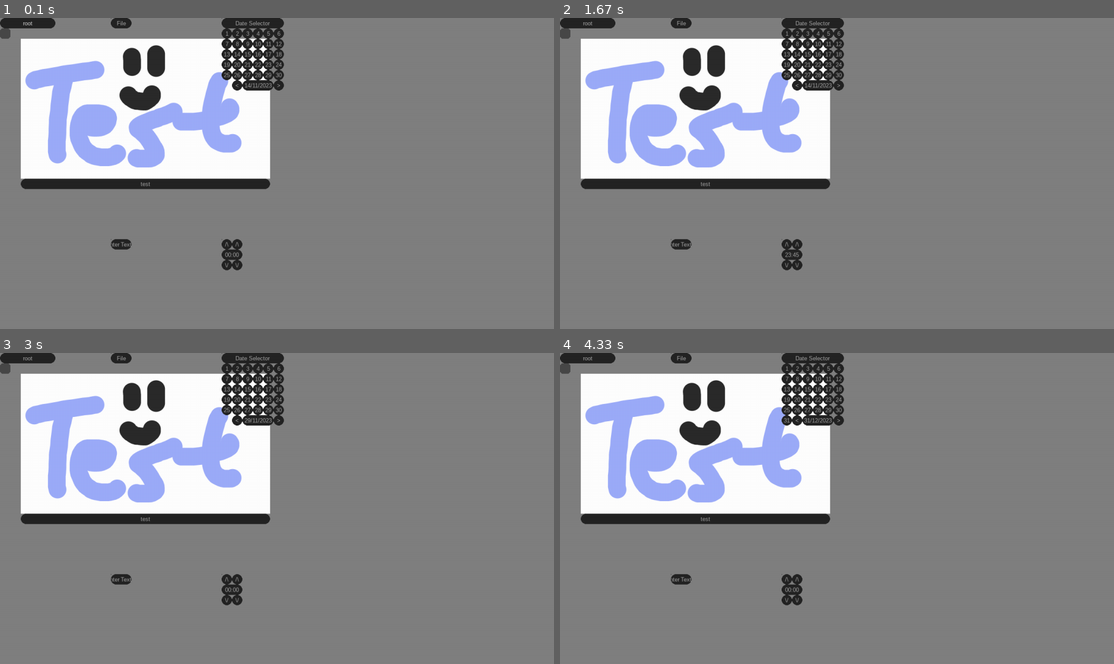
Above: before the commit, frames 1-4 (two rows, left to right).
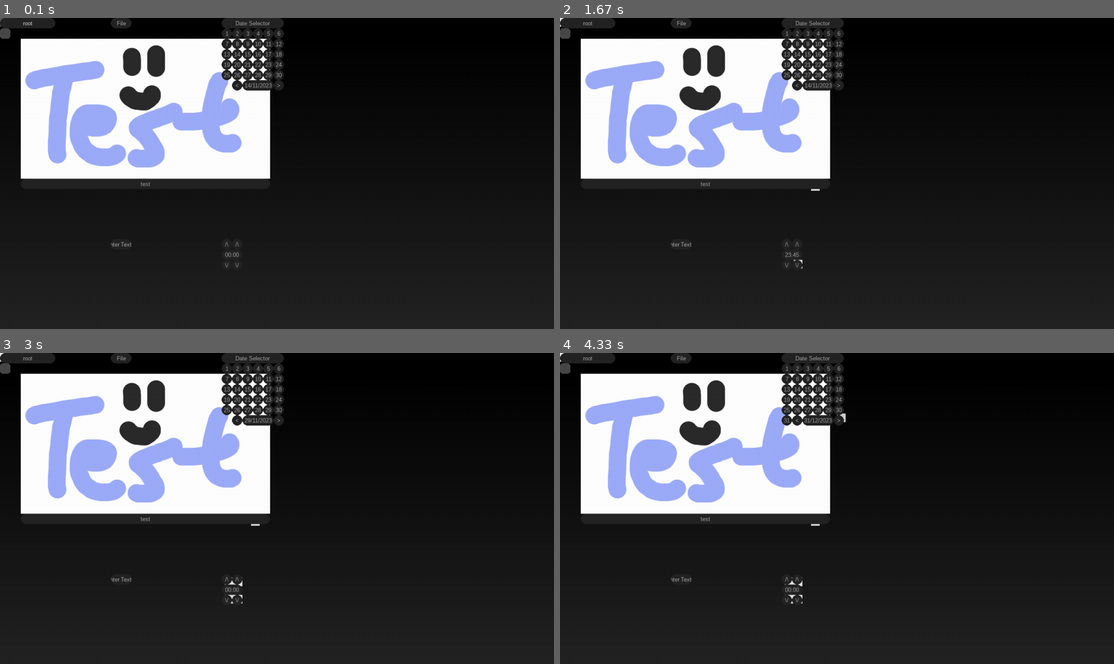
Above: after the commit, the same moments.

Repository: justusdecker/pygame-engine
Game: pygame game, started from main_debug.py
The game is run twice, just before and just after one commit, with the same random seed, the same clock (stepped at 60 frames per second) and the same inputs.
Inputs (mouse positions are in pixels of both pictures, inside the frame that each line leads up to):
- Up to frame 1 (0.1 s): no input
- Up to frame 2 (1.67 s): click (814, 185) at 0.38 s; click (798, 263) at 0.72 s; click (681, 24) at 1.05 s; click (681, 64) at 1.38 s
- Up to frame 3 (3 s): click (227, 580) at 1.72 s; click (238, 580) at 2.05 s; click (265, 408) at 2.38 s; click (227, 598) at 2.72 s
- Up to frame 4 (4.33 s): click (837, 421) at 3.05 s; click (787, 421) at 3.38 s; click (681, 359) at 3.72 s; click (681, 390) at 4.05 s

The runs differ from the first frame. In frame 1, 77% of the frame differs, in the area x 0-100%, y 0-100%; in frame 2, 77%; in frame 3, 77%; in frame 4, 77%.

Commit message:
0.0.8 - Tile System (Test)

Diff:
--- /dev/null
+++ b/data/modules/tests/tile_based_game.py
@@ -0,0 +1,18 @@
+from pygame.mouse import get_pos
+
+class Map:
+    def __init__(self, app):
+        self.app = app
+        self.map = [[(i,i,i) for i,x in enumerate(range(36))] for y in range(64)]
+
+    def update(self):
+        D = 20
+        for i,y in enumerate(self.map):
+            for j,tile in enumerate(y):
+                c,v = get_pos()
+                if c > i * D and v > j * D and c < (i+1) * D and v < (j+1) * D:
+                    color = (self.map[i][j][0] + 10)
+                    if color > 255: color = 255
+                    self.map[i][j] = (color, color, color)
+                self.app.window.surface.fill(tile,(i*D,j*D,(i+1)*D,(j+1)*D))
+        pass
--- a/data/modules/ui/ui_switch.py
+++ b/data/modules/ui/ui_switch.py
@@ -2,10 +2,11 @@
 from data.modules.constants import MEDIUM_BACKGROUND_COLOR,TEXT_COLOR,HIGHLIGHT_TEXT_COLOR,PRESSED_TEXT_COLOR
 from pygame.draw import rect as rect_draw
 from pygame import Surface, Rect, Color, SRCALPHA
+
 class UXSwitch:
     def __init__(self,
                  **options) -> None:
-
+        super().__init__(**options)
         self.size = options.get('size',(24,24))
         self.border_radius = options.get('border_radius',6)
         self.bg =  options.get('bg_color',Color(MEDIUM_BACKGROUND_COLOR))
--- a/main_debug.py
+++ b/main_debug.py
@@ -13,6 +13,7 @@
 from data.modules.ui.ui_calendar import UICalendar
 from data.modules.ui.ui_time_select import UITimeSelect
 from data.modules.ui.ui_text_input import UITextInput
+from data.modules.tests.tile_based_game import Map
 def test_print(*args):
     print(args, "Hello World!")
 class App:
@@ -49,11 +50,12 @@
         self.nameLabel.render("test")
         self.btn = UIButton(
             Rect(0,0,128,24),
-            ux={'text':'root' , 'size':(128,24),'onPressCallback': test_print},
-            group=self.group_test)
+            ux={'text':'root' , 'size':(128,24)},
+            group=self.group_test,
+            on_press_callback=test_print)
         self.btn = UISwitch(
             Rect(0,24,128,24),
-            ux={'size':(128,24),'onPressCallback': test_print},
+            ux={'size':(128,24),'on_press_callback': test_print},
             group=self.group_test)
 
         self.fileDD = UIDropDown(
@@ -87,11 +89,15 @@
         self.calendar = UICalendar(Rect(512,0,20,20),group= self.group_test)
         self.time_select = UITimeSelect(Rect(512,512,48,24),group= self.group_test)
         self.text_input = UITextInput(Rect(256,512,48,24),app=self,group= self.group_test)
+
+        self.map = Map(self)
     def run(self):
         while self.is_running:
             self.window.surface.fill((128,128,128))
+            self.map.update()
             UIM.render_queue(self,['test'])
             self.progress_bar.UX.current_progress += GLOBAL_DELTA_TIME.get() * .25
+
             self.window.update()
 
             self.event_handler()
